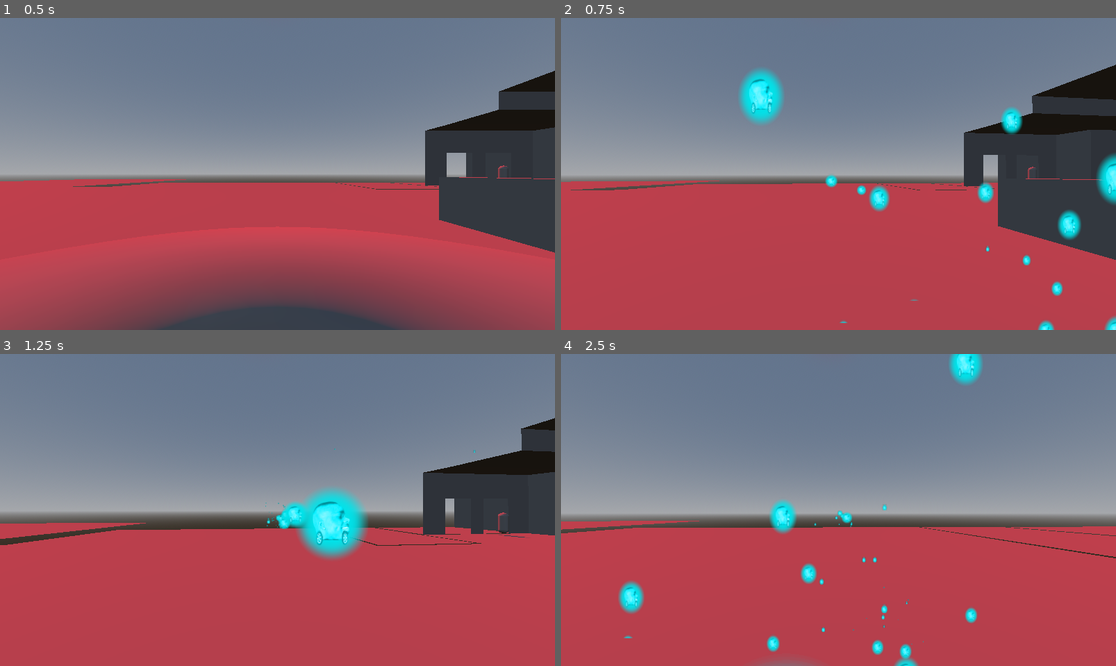
Above: before the commit, frames 1-4 (two rows, left to right).
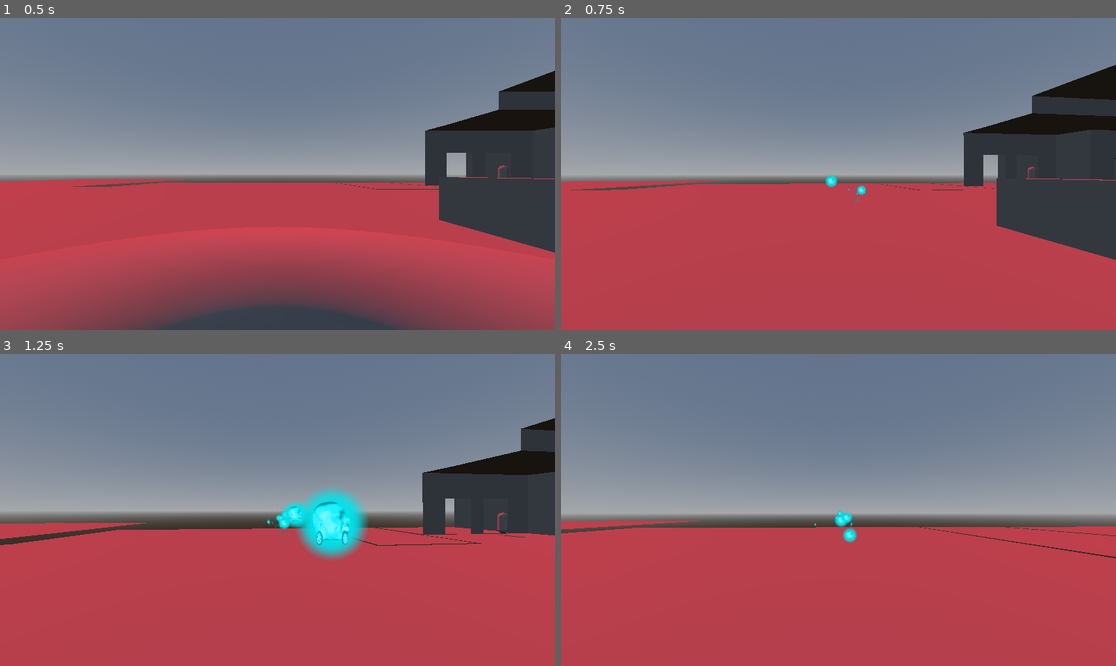
Above: after the commit, the same moments.

Repository: mFieldHouses/phase-two-the-dre-files
Game: Godot game, scene res://scenes/base_scene.tscn
Same seed, same stepped clock (60 frames per second), same inputs: the game is played once before the commit and once after it.
Inputs (mouse positions are in pixels of both pictures, inside the frame that each line leads up to):
- Up to frame 1 (0.5 s): no input
- Up to frame 2 (0.75 s): tap Enter at 0.5 s; move the mouse to (866, 174) at 0.52 s; press the mouse at (866, 174) at 0.53 s; hold W (forward) from 0.53 s (still down)
- Up to frame 3 (1.25 s): keep holding W (forward); tap Space (jump) at 0.77 s
- Up to frame 4 (2.5 s): keep holding W (forward); move the mouse to (810, 510) at 1.27 s; release the mouse at (810, 510) at 1.28 s; click (810, 510) at 1.35 s; tap Space (jump) at 1.52 s; move the mouse to (849, 503) at 2.02 s; press the mouse at (849, 503) at 2.03 s; tap Shift (sprint) at 2.1 s

Frame 1 is identical in both runs. In frame 2, 2.9% of the frame differs, in the area x 9-100%, y 16-100%; in frame 3, 0.1%; in frame 4, 2.2%.

Commit message:
Fix positron hitting player bug

Diff:
--- a/node_3d.gd
+++ b/node_3d.gd
@@ -23,6 +23,7 @@
 func _on_area_3d_body_entered(_body: Node3D) -> void:
 	queue_free()
 
-func _bullet_hit(_bodyaw):
+func _bullet_hit(_body):
+	print(_body, _body.name, _body.get_parent().name)
 	ParticleEffectManager.positron_hit(global_position, player.get_parent())
 	queue_free()
--- a/scenes/base_scene.tscn
+++ b/scenes/base_scene.tscn
@@ -30,31 +30,32 @@
 
 [node name="Node3D" type="Node3D"]
 
-[node name="StaticBody3D" type="StaticBody3D" parent="."]
+[node name="ground" type="StaticBody3D" parent="."]
 
-[node name="CollisionShape3D" type="CollisionShape3D" parent="StaticBody3D"]
+[node name="CollisionShape3D" type="CollisionShape3D" parent="ground"]
 transform = Transform3D(1, 0, 0, 0, 1, 0, 0, 0, 1, -4.485733, -2.2123222, -0.921051)
 shape = SubResource("BoxShape3D_qcxwf")
 
-[node name="CharacterBody3D" type="CharacterBody3D" parent="."]
+[node name="player" type="CharacterBody3D" parent="."]
 transform = Transform3D(1, 0, 0, 0, 1, 0, 0, 0, 1, 28.832565, -0.88464487, -60.73024)
 collision_layer = 2
 script = ExtResource("1_ha2ph")
 
-[node name="Camera3D" type="Camera3D" parent="CharacterBody3D"]
+[node name="Camera3D" type="Camera3D" parent="player"]
 transform = Transform3D(1, 0, 0, 0, 1, 0, 0, 0, 1, 0, 0.30112934, -0.1820674)
 current = true
 fov = 80.0
 
-[node name="CollisionShape3D" type="CollisionShape3D" parent="CharacterBody3D"]
+[node name="CollisionShape3D" type="CollisionShape3D" parent="player"]
 shape = SubResource("CapsuleShape3D_osw8o")
 
-[node name="MeshInstance3D" type="MeshInstance3D" parent="CharacterBody3D"]
+[node name="MeshInstance3D" type="MeshInstance3D" parent="player"]
 mesh = SubResource("CylinderMesh_ha2ph")
 
-[node name="Positronhitray" type="RayCast3D" parent="CharacterBody3D"]
+[node name="Positronhitray" type="RayCast3D" parent="player"]
+collision_mask = 2
 
-[node name="BulletOrigin" type="Node3D" parent="CharacterBody3D"]
+[node name="BulletOrigin" type="Node3D" parent="player"]
 transform = Transform3D(1, 0, 0, 0, 1, 0, 0, 0, 1, 0.5714245, -0.18520963, -0.42741776)
 
 [node name="main" parent="." instance=ExtResource("2_ha2ph")]
--- a/scenes/character_body_3d.gd
+++ b/scenes/character_body_3d.gd
@@ -58,8 +58,11 @@
 		if shoot_timeout <= 0:
 			shoot_timeout = 0.04
 			var positron_projectile = load("res://scenes/positron.tscn").instantiate()
-			positron_projectile.position = position
+			positron_projectile.get_node("hit_detect").monitoring = false
+			positron_projectile.global_position = global_position
 			get_parent().add_child(positron_projectile)
+			await get_tree().create_timer(0.08).timeout #kleine delay om zeker te weten dat ie uit de buurt van de player is
+			positron_projectile.get_node("hit_detect").monitoring = true
 		else:
 			shoot_timeout -= delta
 
--- a/scenes/particle_effects/positron_hit.tscn
+++ b/scenes/particle_effects/positron_hit.tscn
@@ -5,10 +5,14 @@
 
 [sub_resource type="StandardMaterial3D" id="StandardMaterial3D_01ccw"]
 transparency = 1
+no_depth_test = true
 shading_mode = 0
 albedo_texture = ExtResource("1_s3p6v")
-billboard_mode = 1
+billboard_mode = 3
 billboard_keep_scale = true
+particles_anim_h_frames = 1
+particles_anim_v_frames = 1
+particles_anim_loop = false
 
 [sub_resource type="PlaneMesh" id="PlaneMesh_xfs1y"]
 material = SubResource("StandardMaterial3D_01ccw")
@@ -20,10 +24,17 @@
 point_count = 3
 
 [node name="PositronHit" type="CPUParticles3D"]
+visibility_range_end = 50.0
+visibility_range_end_margin = 10.0
+visibility_range_fade_mode = 1
 amount = 500
+lifetime = 0.4
 mesh = SubResource("PlaneMesh_xfs1y")
 spread = 180.0
-initial_velocity_max = 20.0
+gravity = Vector3(0, 0, 0)
+initial_velocity_max = 30.0
+damping_min = 70.0
+damping_max = 100.0
 scale_amount_min = 0.2
 scale_amount_curve = SubResource("Curve_s3p6v")
 script = ExtResource("2_01ccw")
--- a/scenes/positron.tscn
+++ b/scenes/positron.tscn
@@ -7,6 +7,7 @@
 
 [node name="Node3D" type="CharacterBody3D"]
 collision_layer = 4
+collision_mask = 4
 script = ExtResource("1_uk47x")
 initial_velocity = 100.0
 bullets_spawning_range = 0.5
